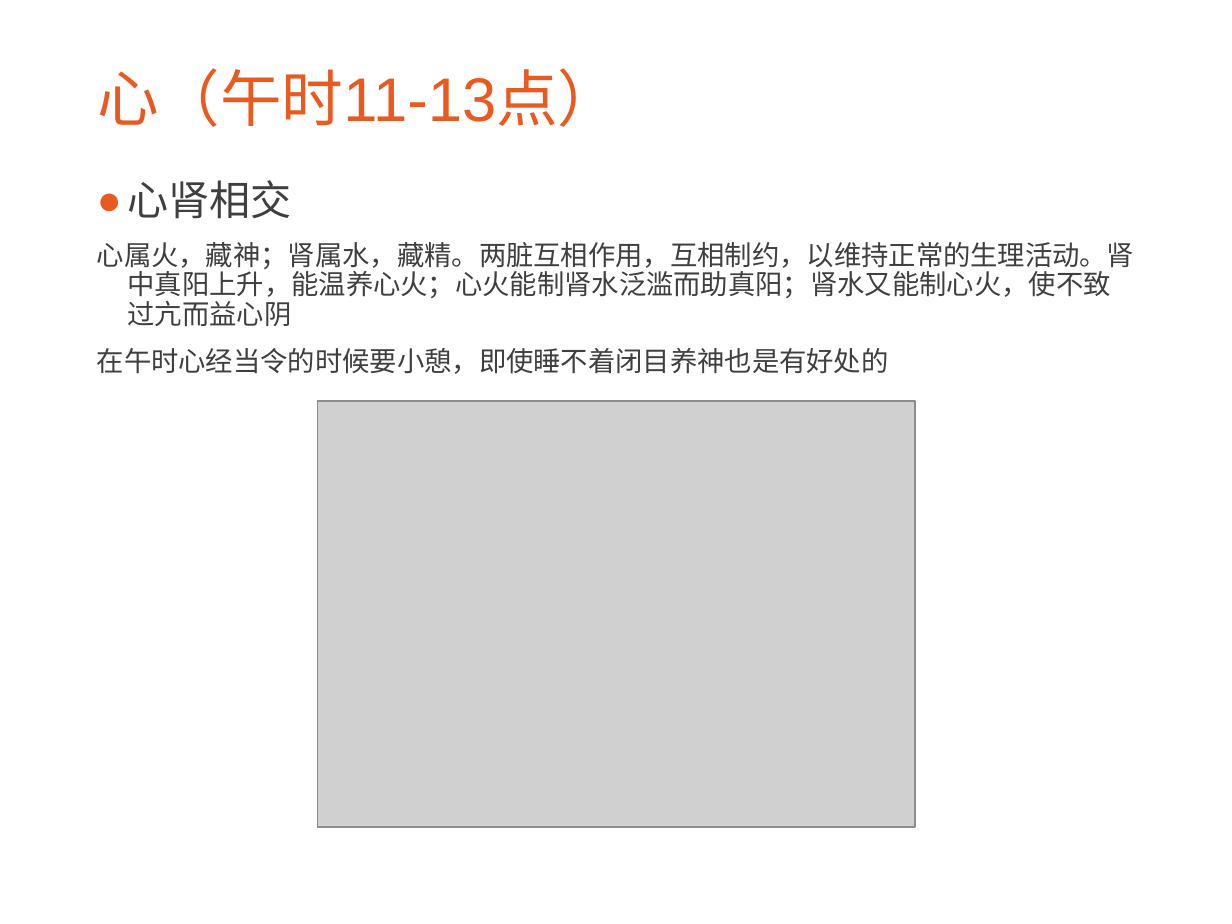
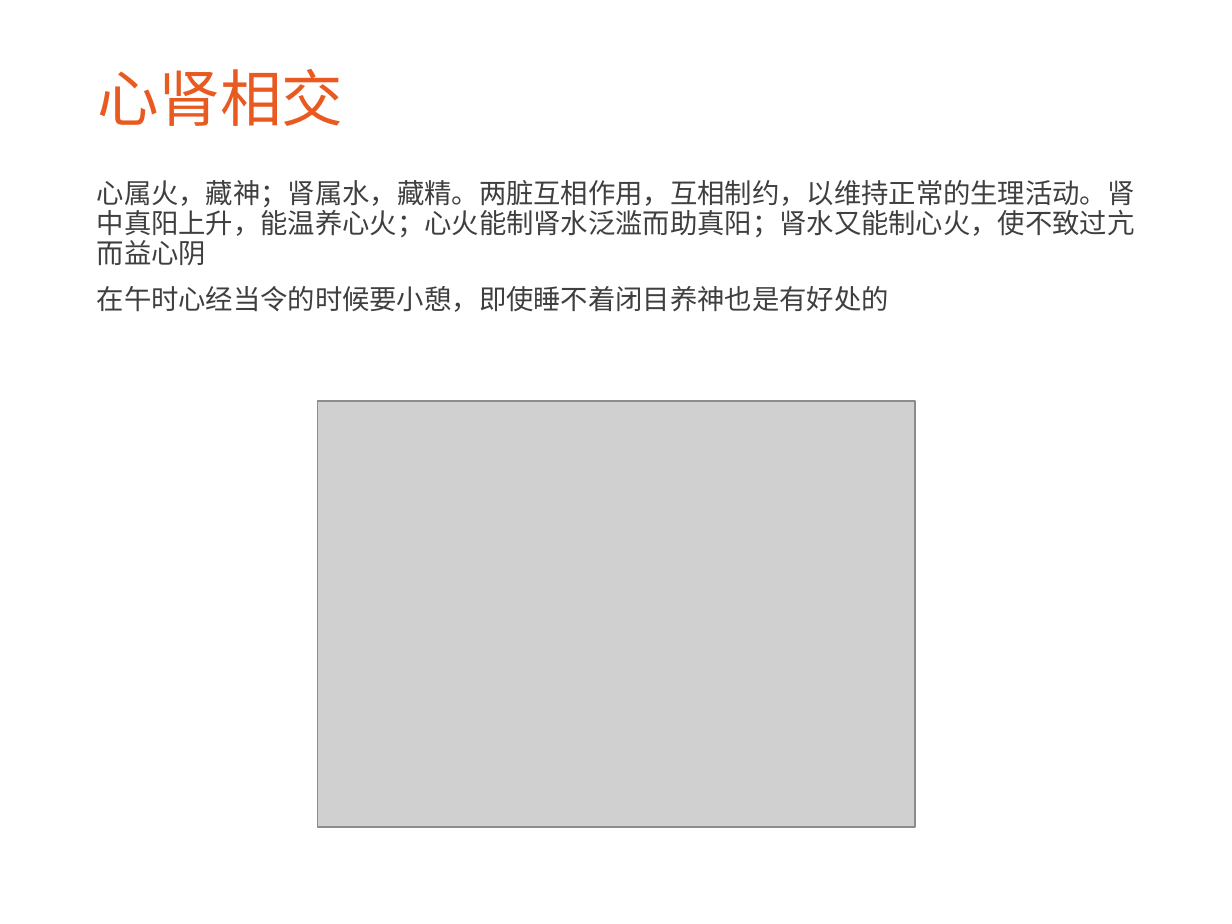
Before and after one commit to CatMan1994/file, a slide deck: slide 13 of 中医与养生分享会/中医与养生.ppt (slide 14 before the commit). Drawn at 1232x924 pixels with LibreOffice and Linux fonts; fonts in the diff are those of the drawing; grey boxes stand for pictures; background and template pictures are left out. Boxes give left, top, right and bottom in pixels: in the first picture for what was removed or moved away, otherwise in the second. Text is boxed around its words. In the diff, an @@ line names an element or a change of style, - is before the commit and + after.

```diff
--- a/中医与养生分享会/中医与养生.ppt
+++ b/中医与养生分享会/中医与养生.ppt
@@ title at box(97, 69, 343, 126): text changed @@
-心（午时11-13点）
+心肾相交
@@ text "心属火，藏神；肾属水，藏精。两脏互相作用，互相制约，以维持正常的生理活动。肾中真阳上升，能温养心火；心火能制肾水泛滥而助 ..." at box(97, 180, 1135, 312): indent changed @@
@@ text at box(128, 180, 292, 219): paragraph removed @@
-● 心肾相交
```
Also in this commit, not shown: 9 other slides changed, 1 slide added, 2 slides removed, 1 other file.
